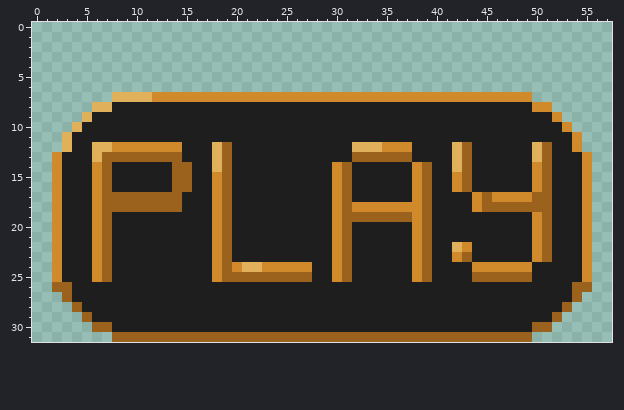
One commit to this pixel-art file: UI/Menu/PlayBtnPressed.aseprite. This is how it looked before the edit.
58x32 pixels, 1 frame.
The result:
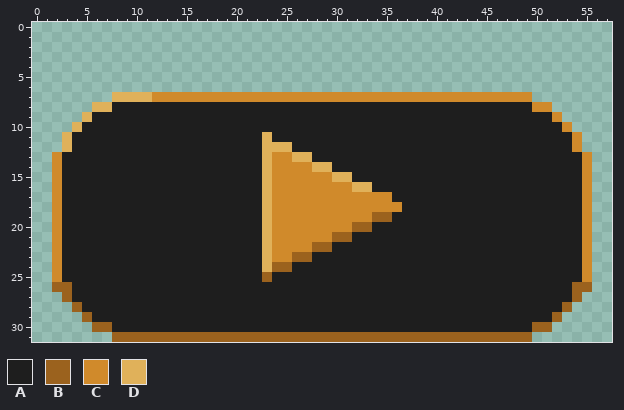
Palette (. is transparent): A #1e1e1e  B #9b621e  C #d08a2b  D #e0b15a
The edit:
Changed rows in their new state; - is an unchanged pixel.
Layer "Layer 2":
first column x 6:
11 -----------------D----------------------------
12 AAAAAAAAA---AA---DDD------AAAAAA----AA------AA
13 AAAAAAAAA---AA---DCCDD----AAAAAA----AA------AA
14 AA------AA--AA---DCCCCDDAA------AA--AA------AA
15 AA------AA--AA---DCCCCCCDD------AA--AA------AA
16 AA------AA--AA---DCCCCCC-CDD----AA--AA------AA
17 AAAAAAAAA---AA---DCCCCCC-CCCCC--AA----AAAAAAAA
18 AAAAAAAAA---AA---DCCCCCC-C-----AAA----AAAAAAAA
19 AA----------AA---DCCCCCC-CCC--AAAA----------AA
20 AA----------AA---DCCCCCC-CBB----AA----------AA
21 AA----------AA---DCCCCCCB-------AA----------AA
22 AA----------AA---DCCCCBBAA------AA--AA------AA
23 AA----------AA---DCCBB--AA------AA--AA------AA
24 AA----------AAAAADBBAA--AA------AA----AAAAAA--
25 AA----------AAAAA-AAAA--AA------AA----AAAAAA--
Boxes around the changes in both pictures, in picture pixels (x1, y1, x2, y2):
changed: (92, 132, 552, 282)
